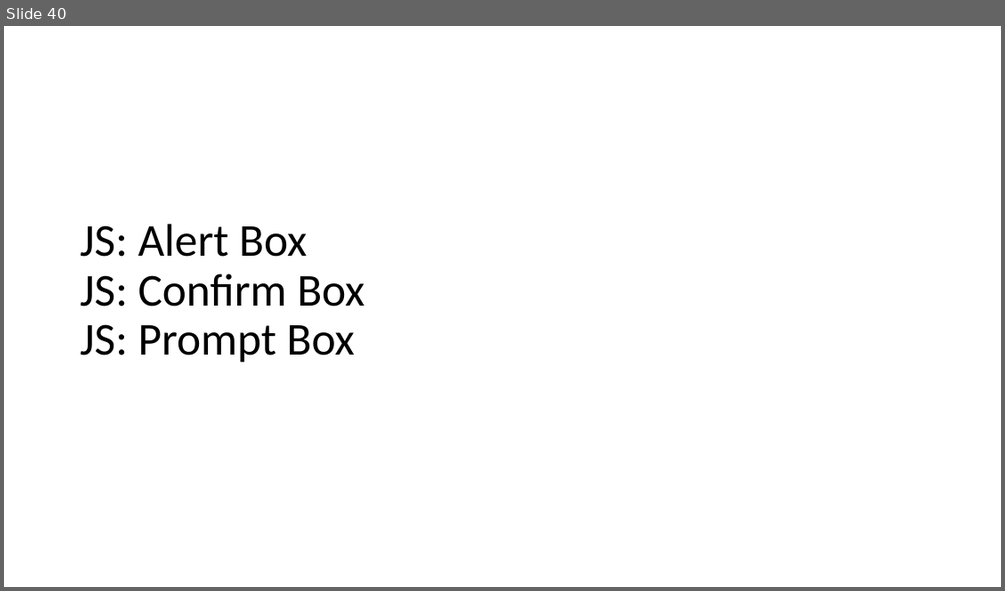
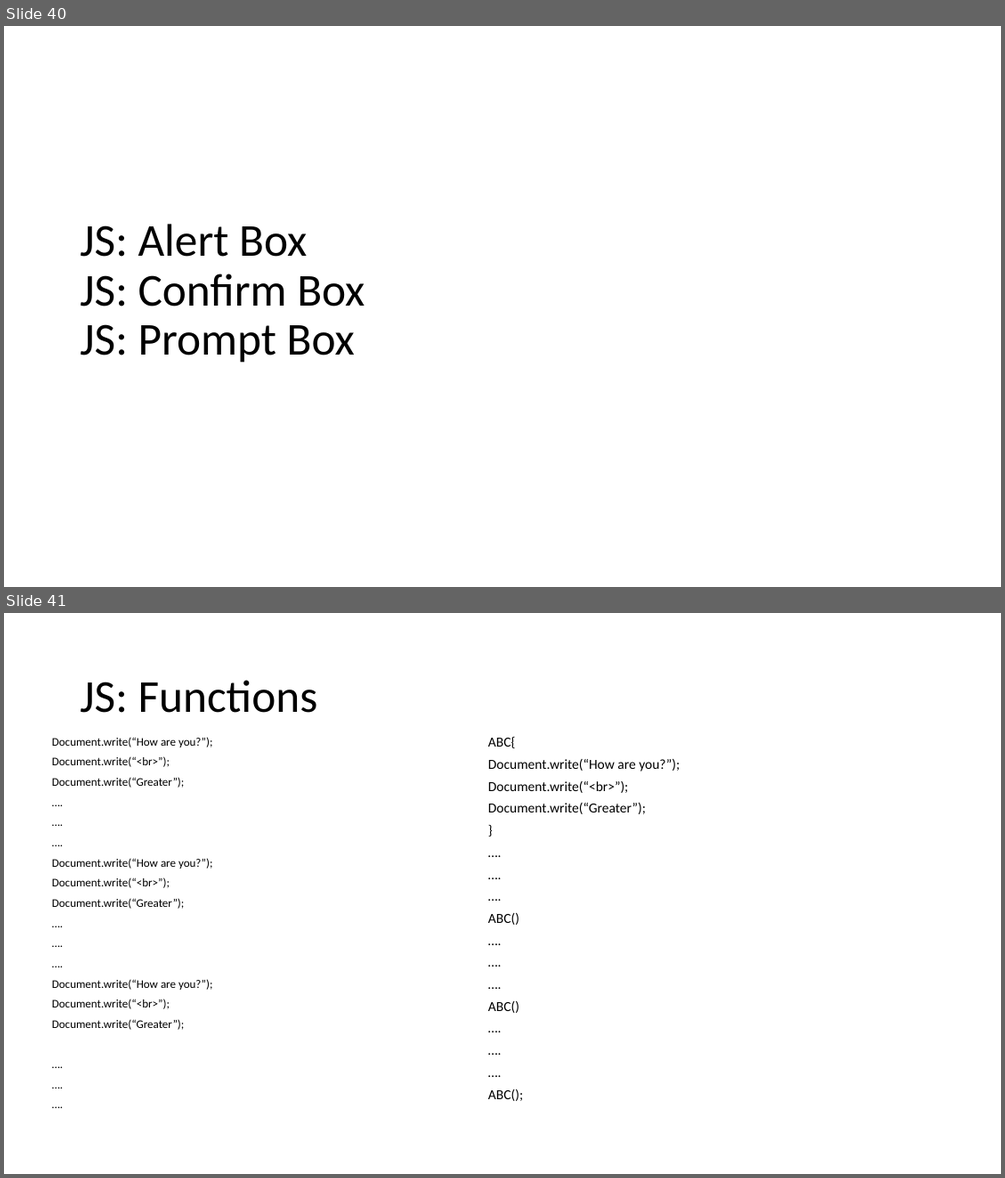
Before and after one commit to PiyushChaturvedii/Batch04, a slide deck: JavaScript.pptx. Shown one above the other, each under a label of ours: slide 40 before the commit, slides 40 and 41 after it. The pictures are 1005x591 and 1005x1178 pixels, drawn with LibreOffice and Linux fonts; fonts in the diff are those of the drawing. Boxes give left, top, right and bottom in pixels: in the first picture for what was removed or moved away, otherwise in the second. Text is boxed around its words. In the diff, an @@ line names an element or a change of style, - is before the commit and + after.

Commit message:
functions

```diff
--- a/JavaScript.pptx
+++ b/JavaScript.pptx
@@ slide 41 added at [4, 613, 1001, 1174], background #FFFFFF @@
@@ title added at [80, 680, 318, 713], 44 pt, text #000000 @@
+JS: Functions
@@ text added at [52, 737, 213, 1030], 11.2 pt, text #000000 @@
+Document.write(“How are you?”);
+Document.write(“<br>”);
+Document.write(“Greater”);
+….
+….
+….
+Document.write(“How are you?”);
+Document.write(“<br>”);
+Document.write(“Greater”);
+….
+….
+….
+Document.write(“How are you?”);
+Document.write(“<br>”);
+Document.write(“Greater”);
+….
+….
+….
@@ text added at [488, 737, 680, 1101], 13.3 pt, text #000000 @@
+ABC{
+Document.write(“How are you?”);
+Document.write(“<br>”);
+Document.write(“Greater”);
+}
+….
+….
+….
+ABC()
+….
+….
+….
+ABC()
+….
+….
+….
+ABC();
```
Also in this commit, not shown: 4 other slides added, 2 other files.
